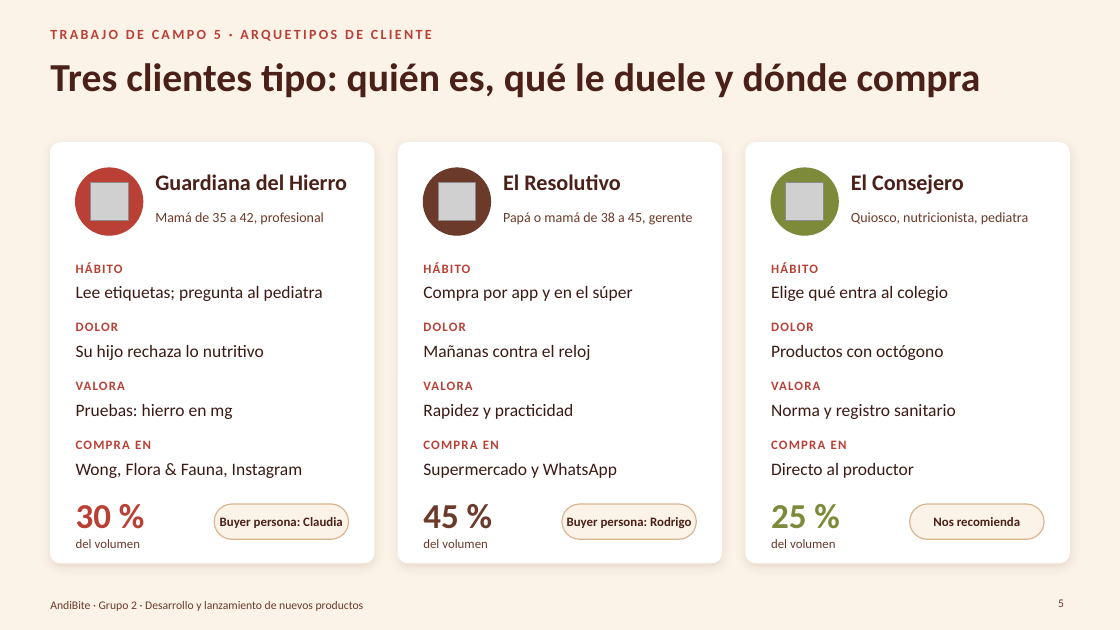
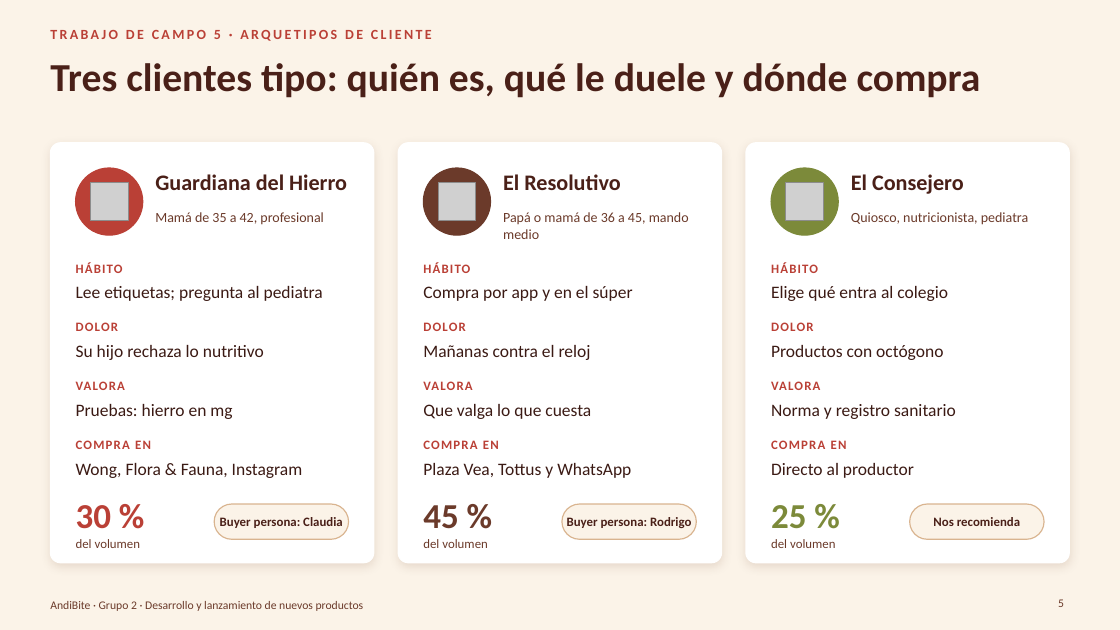
Before and after one commit to Darknow-web/Desarrollo-y-lanzamiento-de-producto-y-marca, a slide deck: slide 5 of 04-reformulacion/TC5-8/TC5-8-AndiBite.pptx. Drawn at 1120x630 pixels with LibreOffice and Linux fonts; fonts in the diff are those of the drawing; grey boxes stand for pictures; background and template pictures are left out. Boxes give left, top, right and bottom in pixels: in the first picture for what was removed or moved away, otherwise in the second. Text is boxed around its words. In the diff, an @@ line names an element or a change of style, - is before the commit and + after.

```diff
--- a/04-reformulacion/TC5-8/TC5-8-AndiBite.pptx
+++ b/04-reformulacion/TC5-8/TC5-8-AndiBite.pptx
@@ text at [503,212,689,239]: text changed @@
-Papá o mamá de 38 a 45, gerente
+Papá o mamá de 36 a 45, mando medio
@@ text at [423,404,591,419]: text changed @@
-Rapidez y practicidad
+Que valga lo que cuesta
@@ text at [423,463,631,478]: text changed @@
-Supermercado y WhatsApp
+Plaza Vea, Tottus y WhatsApp
```
Also in this commit, not shown: 6 other slides changed, 7 other files.
